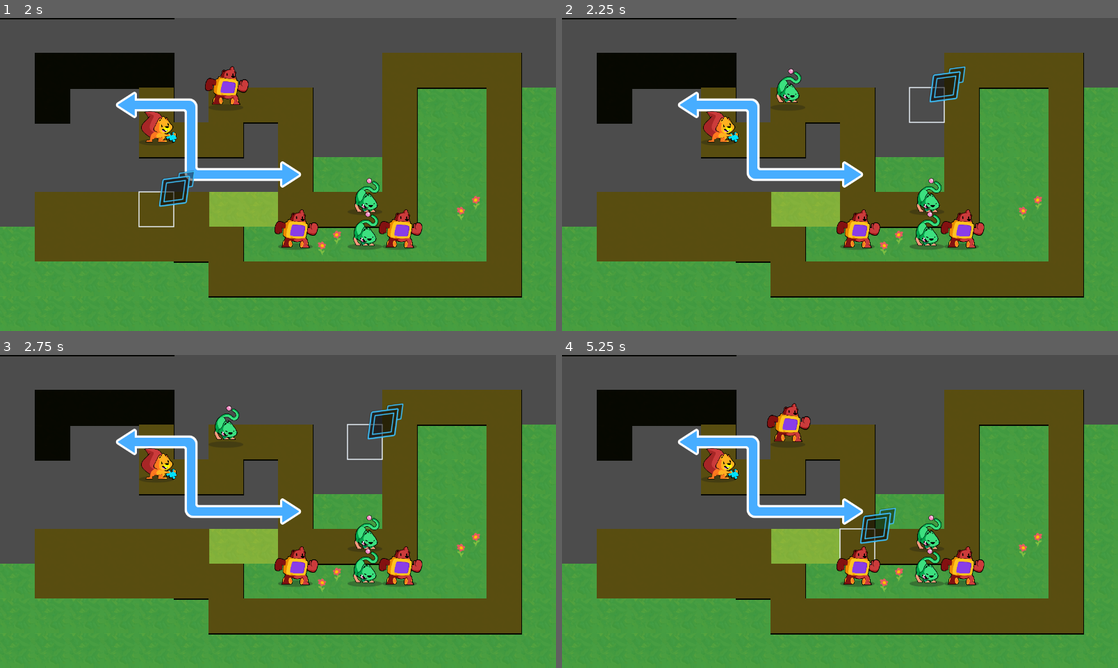
Above: before the commit, frames 1-4 (two rows, left to right).
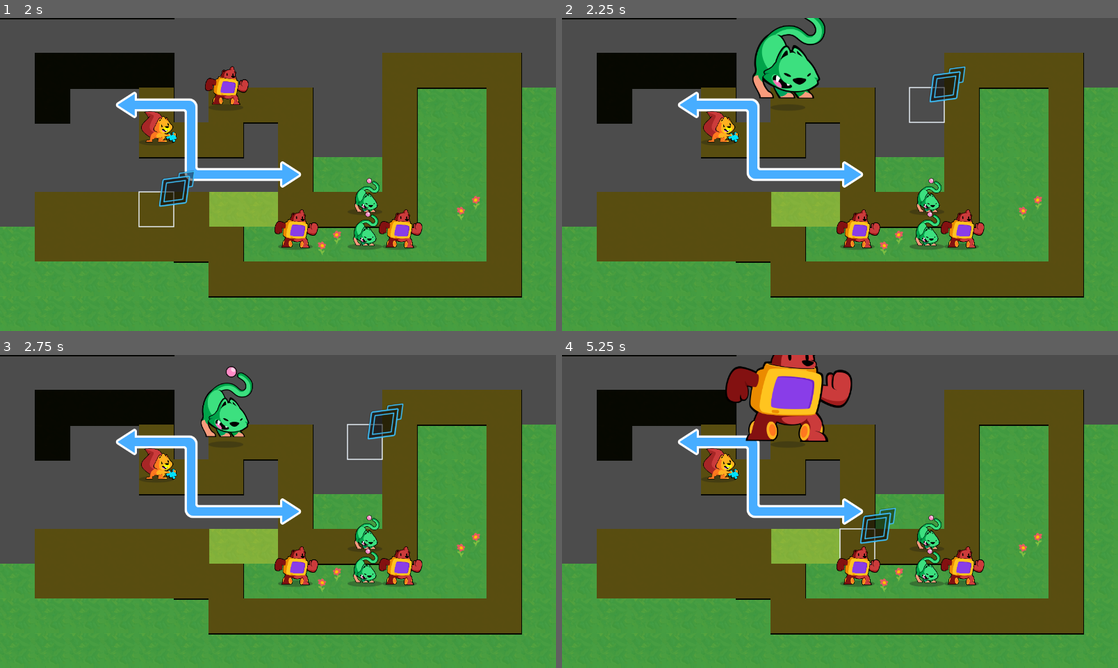
Above: after the commit, the same moments.

Repository: lpatetta/GGJ-bomber
Game: Godot game, scene res://Main.tscn
Same seed, same stepped clock (60 frames per second), same inputs: the game is played once before the commit and once after it.
Inputs (mouse positions are in pixels of both pictures, inside the frame that each line leads up to):
- Up to frame 1 (2 s): tap Enter (ui_accept) at 0.5, 0.77, 1.25, 1.52 s; move the mouse to (400, 158) at 0.52 s; hold Right (ui_right) 0.53-1.28 s; tap A (activate) at 0.6 s; move the mouse to (166, 190) at 1.27 s; hold Down (ui_down) from 1.28 s (still down); click (166, 190) at 1.35 s
- Up to frame 2 (2.25 s): tap Enter (ui_accept) at 2 s; move the mouse to (895, 105) at 2.02 s; release Down (ui_down) at 2.03 s; hold Right (ui_right) from 2.03 s (still down); tap A (activate) at 2.1 s
- Up to frame 3 (2.75 s): keep holding Right (ui_right)
- Up to frame 4 (5.25 s): tap Enter (ui_accept) at 2.75, 3.02, 3.5, 3.77, 4.25, 4.52 s; move the mouse to (812, 574) at 2.77 s; release Right (ui_right) at 2.78 s; hold Up (ui_up) 2.78-3.53 s; click (812, 574) at 2.85 s; move the mouse to (1006, 558) at 3.52 s; hold Left (ui_left) 3.53-5.03 s; tap A (activate) at 3.6, 5.1 s; move the mouse to (673, 464) at 4.27 s; click (673, 464) at 4.35 s; move the mouse to (867, 511) at 5.02 s; hold Down (ui_down) from 5.03 s (still down)

Frame 1 is identical in both runs. In frame 2, 2.2% of the frame differs, in the area x 34-48%, y 0-28%; in frame 3, 1.2%; in frame 4, 4.3%, in the area x 29-53%, y 0-28%.

Commit message:
tween for changing skin

Diff:
--- a/trpg-final-project/Main.tscn
+++ b/trpg-final-project/Main.tscn
@@ -87,10 +87,14 @@
 skin_offset = Vector2( 6, 15 )
 move_speed = 200.0
 
-[node name="Unit" parent="GameBoard" instance=ExtResource( 12 )]
-position = Vector2( 500, 200 )
+[node name="Player" parent="GameBoard" instance=ExtResource( 12 )]
+position = Vector2( 500, 198.318 )
 grid = ExtResource( 4 )
+move_speed = 150.0
 is_main = true
+starting_scale = Vector2( 0.5, 0.5 )
+target_scale = Vector2( 0.8, 0.76 )
+tween_duration = 0.1
 skins = [ ExtResource( 8 ), ExtResource( 9 ), ExtResource( 7 ) ]
 
 [connection signal="accept_pressed" from="GameBoard/Cursor" to="GameBoard" method="_on_Cursor_accept_pressed"]
--- a/trpg-final-project/Units/MainCharacter.gd
+++ b/trpg-final-project/Units/MainCharacter.gd
@@ -3,6 +3,14 @@
 onready var _changing_skin_timer: Timer = $Timer
 var _is_changing_skin = false;
 var _current_skin = 0;
+
+export var starting_scale:Vector2;
+export var target_scale:Vector2;
+export var tween_duration:float;
+
+export var trasition_type_in:int = Tween.TRANS_LINEAR;
+export var trasition_type_out:int = Tween.TRANS_SINE;
+
 
 export (Array, Texture) var skins
 
@@ -23,7 +31,20 @@
 	if (_current_skin >= skins.size() ):
 		_current_skin = 0;
 
+	var tween = get_node("Tween")
+	tween.interpolate_property($PathFollow2D/Sprite, "scale", starting_scale,target_scale, tween_duration,
+		trasition_type_in, Tween.EASE_IN_OUT)
+
+	tween.interpolate_callback(self, tween_duration, "_return_scale");
+	#tween.tween_callback(_return_scale);
+	tween.start();
 	set_skin( skins[_current_skin])
+
+func _return_scale():
+	var tween = get_node("Tween")
+
+	tween.interpolate_property($PathFollow2D/Sprite, "scale", target_scale, starting_scale, tween_duration * 0.7,
+		trasition_type_out, Tween.EASE_IN_OUT)
 
 func _on_Timer_timeout():
 	_is_changing_skin = true;
--- a/trpg-final-project/Units/MainCharacter.tscn
+++ b/trpg-final-project/Units/MainCharacter.tscn
@@ -61,4 +61,6 @@
 one_shot = true
 autostart = true
 
+[node name="Tween" type="Tween" parent="."]
+
 [connection signal="timeout" from="Timer" to="." method="_on_Timer_timeout"]
